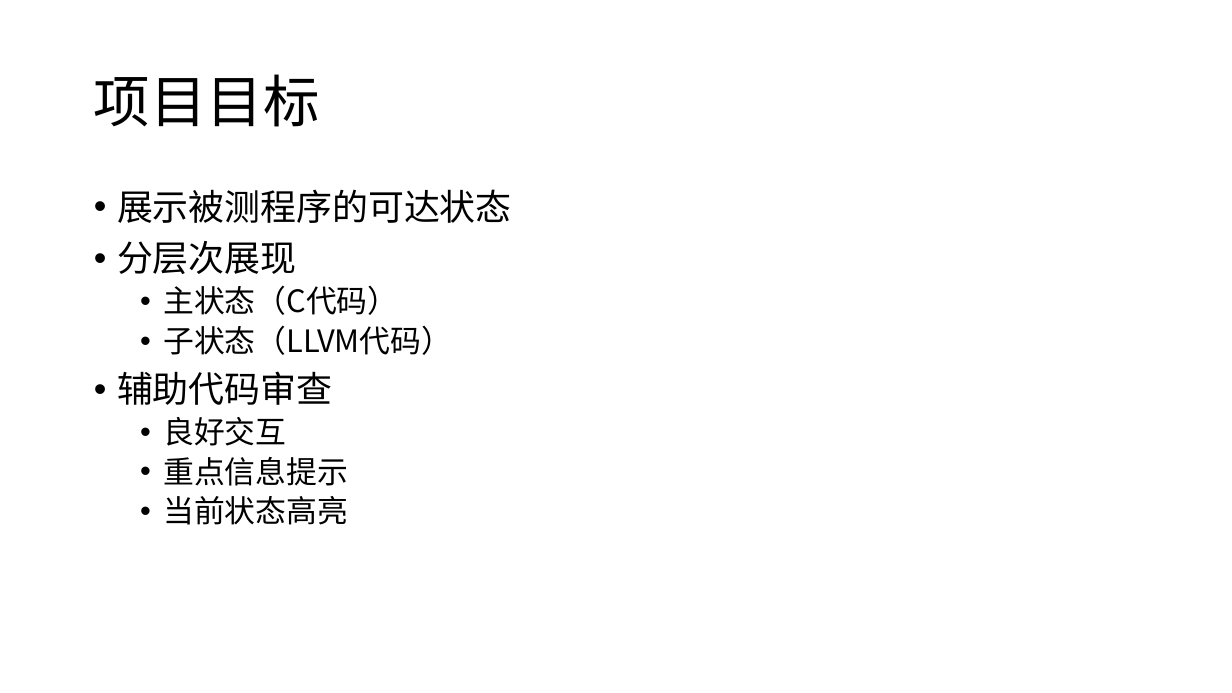
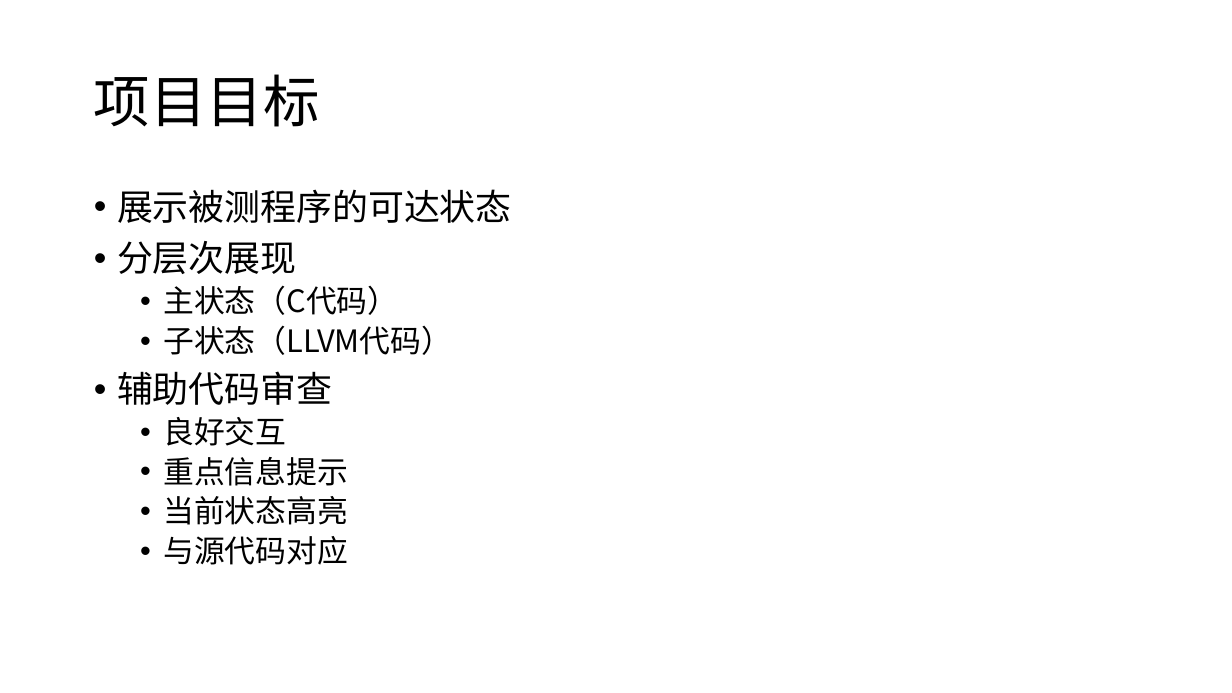
Before and after one commit to findns94/Visualization, a slide deck: slide 4 of 期末展示.pptx. Drawn at 1232x693 pixels with LibreOffice and Linux fonts; fonts in the diff are those of the drawing. Boxes give left, top, right and bottom in pixels: in the first picture for what was removed or moved away, otherwise in the second. Text is boxed around its words. In the diff, an @@ line names an element or a change of style, - is before the commit and + after.

```diff
--- a/期末展示.pptx
+++ b/期末展示.pptx
@@ text at [163, 536, 348, 565]: paragraph added @@
+  • 与源代码对应
```
Also in this commit, not shown: 2 other slides changed.
